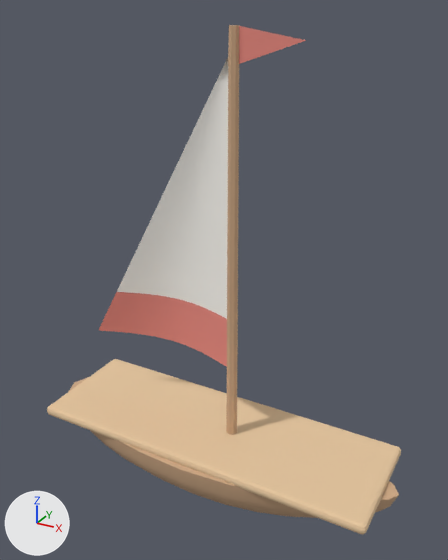
A saved change to the glTF model godot/models/props/sailboat.glb.
The view is the same before and after, from a 50 mm camera at (4.13, -7.23, 7.2) aimed at (0.1, 0.11, 3.53). Arrows for +X, +Y and +Z are at lower left; the lights stay in place. The older version comes first. Where no turn or scale is listed for an object, it has been applied to the vertices.

Objects in the first picture: 'Hull', 'Mast', 'Pennant', 'Rail', 'Sail', 'SailBand'.
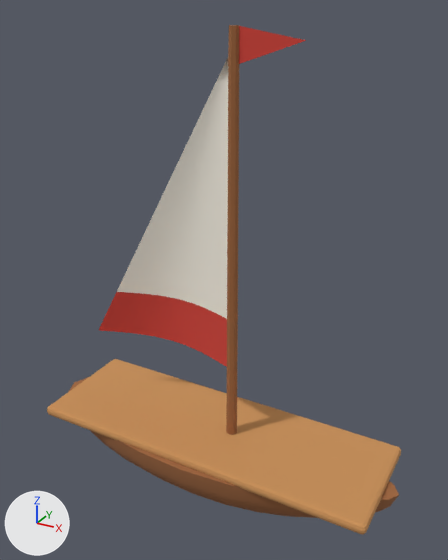
Pixel boxes [x1, y1, x2, y2] of what changed, in the pictures (448 x 560 px):
'Rail', recoloured (beige to orange)
    both: [47, 359, 401, 535]
'SailBand', recoloured (pink to red)
    both: [99, 292, 227, 367]
'Mast', recoloured (beige to brown)
    both: [226, 25, 240, 435]
'Hull', recoloured
    both: [68, 377, 399, 518]
'Pennant', recoloured (pink to red)
    both: [239, 26, 306, 64]

Patch to the scene script:
```diff
--- a/godot/models/props/sailboat.glb.py
+++ b/godot/models/props/sailboat.glb.py
@@ mat_m_hull_0_62_0_40_0_24 @@
 mat_m_hull_0_62_0_40_0_24 = principled_material('m_Hull_0.62_0.40_0.24')
-mat_m_hull_0_62_0_40_0_24.base_color = (0.62, 0.4, 0.24)  # beige #ceaa86
+mat_m_hull_0_62_0_40_0_24.base_color = (0.342, 0.133, 0.047)  # brown #9e663d
 mat_m_hull_0_62_0_40_0_24.roughness = 1.0
@@ mat_m_mast_0_62_0_40_0_24 @@
 mat_m_mast_0_62_0_40_0_24 = principled_material('m_Mast_0.62_0.40_0.24')
-mat_m_mast_0_62_0_40_0_24.base_color = (0.62, 0.4, 0.24)  # beige #ceaa86
+mat_m_mast_0_62_0_40_0_24.base_color = (0.342, 0.133, 0.047)  # brown #9e663d
 mat_m_mast_0_62_0_40_0_24.roughness = 1.0
@@ mat_m_pennant_0_82_0_26_0_22 @@
 mat_m_pennant_0_82_0_26_0_22 = principled_material('m_Pennant_0.82_0.26_0.22')
-mat_m_pennant_0_82_0_26_0_22.base_color = (0.82, 0.26, 0.22)  # pink #ea8b81
+mat_m_pennant_0_82_0_26_0_22.base_color = (0.638, 0.055, 0.0397)  # red #d14238
 mat_m_pennant_0_82_0_26_0_22.roughness = 1.0
@@ mat_m_rail_0_78_0_56_0_34 @@
 mat_m_rail_0_78_0_56_0_34 = principled_material('m_Rail_0.78_0.56_0.34')
-mat_m_rail_0_78_0_56_0_34.base_color = (0.78, 0.56, 0.34)  # beige #e5c59e
+mat_m_rail_0_78_0_56_0_34.base_color = (0.57, 0.274, 0.0946)  # orange #c78f57
 mat_m_rail_0_78_0_56_0_34.roughness = 1.0
@@ mat_m_sailband_0_82_0_26_0_22 @@
 mat_m_sailband_0_82_0_26_0_22 = principled_material('m_SailBand_0.82_0.26_0.22')
-mat_m_sailband_0_82_0_26_0_22.base_color = (0.82, 0.26, 0.22)  # pink #ea8b81
+mat_m_sailband_0_82_0_26_0_22.base_color = (0.638, 0.055, 0.0397)  # red #d14238
 mat_m_sailband_0_82_0_26_0_22.roughness = 1.0
```
